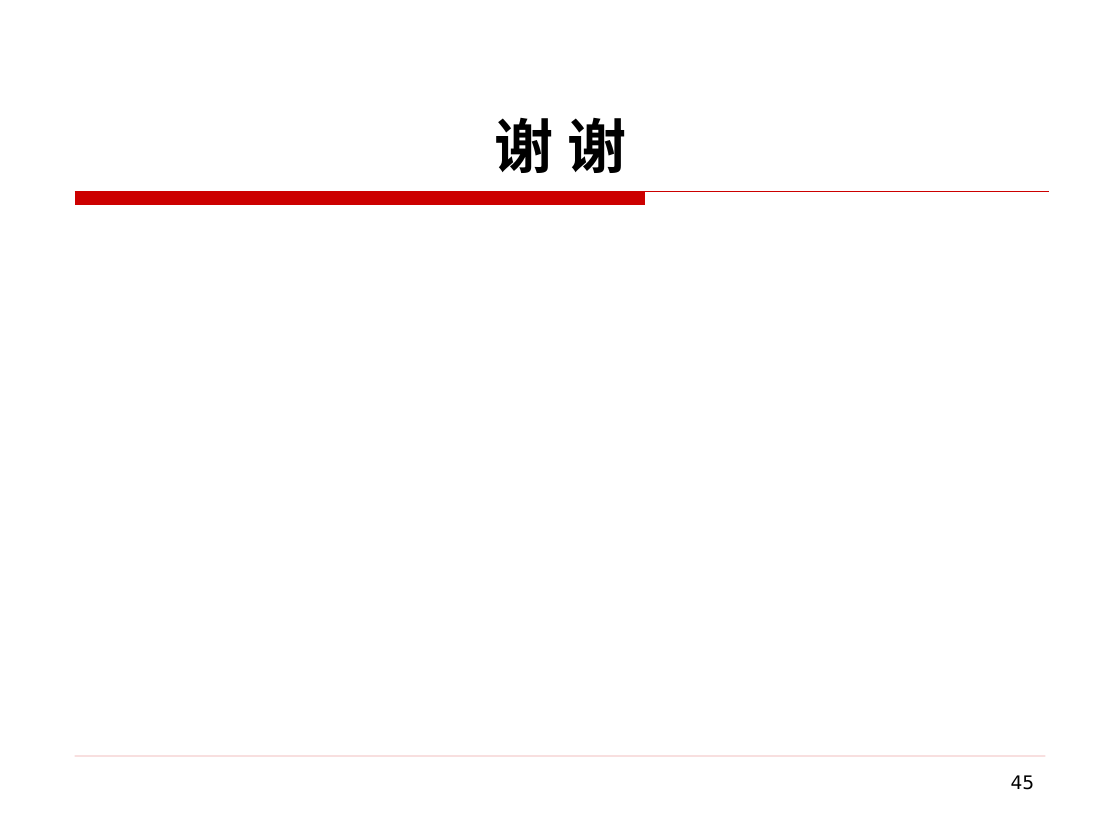
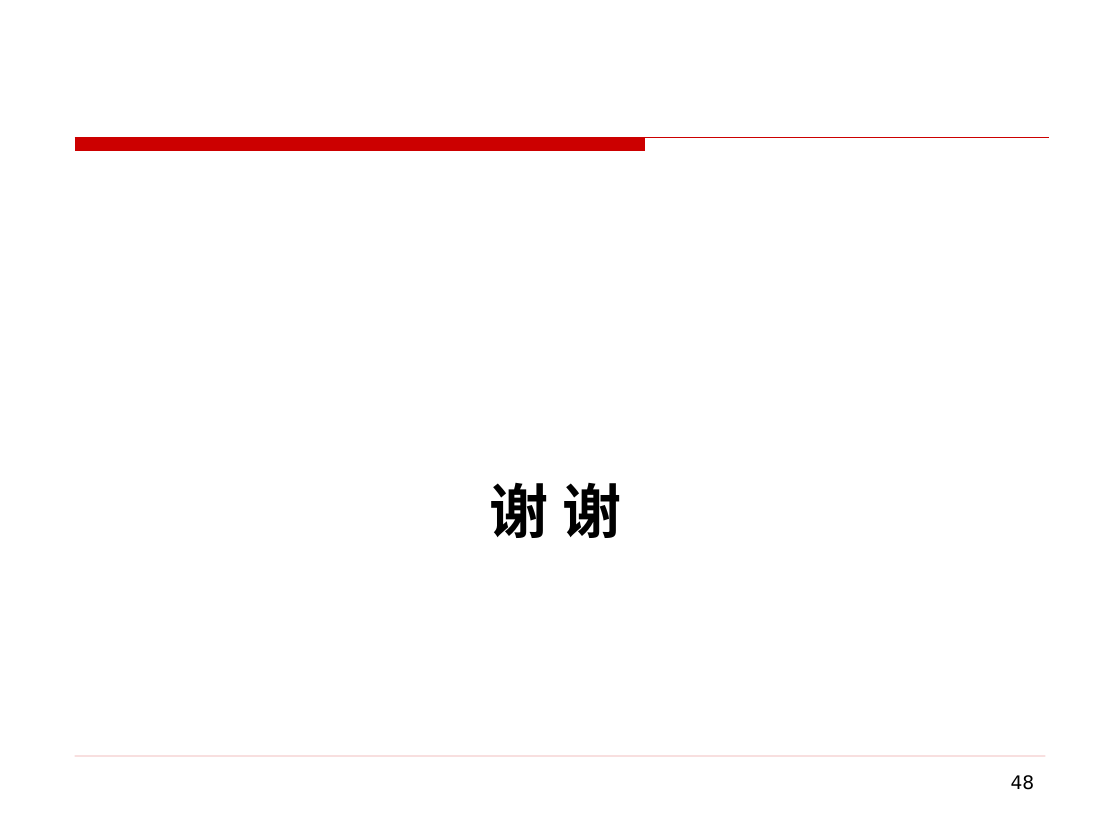
Before and after one commit to edu2act/course-foundation-software-tesing, a slide deck: slide 48 of PPT/第三部分 软件测试应用/9 系统测试.pptx (slide 45 before the commit). Drawn at 1120x840 pixels with LibreOffice and Linux fonts; fonts in the diff are those of the drawing; background and template pictures are left out. Boxes give left, top, right and bottom in pixels: in the first picture for what was removed or moved away, otherwise in the second. Text is boxed around its words. In the diff, an @@ line names an element or a change of style, - is before the commit and + after.

```diff
--- a/PPT/第三部分 软件测试应用/9 系统测试.pptx
+++ b/PPT/第三部分 软件测试应用/9 系统测试.pptx
@@ freeform shape: place and size @@
-freeform shape at box(75, 192, 1049, 205)
+freeform shape at box(75, 138, 1049, 151)
@@ title "谢 谢": place and size @@
-title "谢 谢" at box(494, 118, 626, 173)
+title "谢 谢" at box(489, 483, 621, 538)
@@ page number at box(1011, 775, 1035, 790): text changed @@
-45
+48
```
Also in this commit, not shown: 43 other slides changed, 3 slides added, 7 other files.
